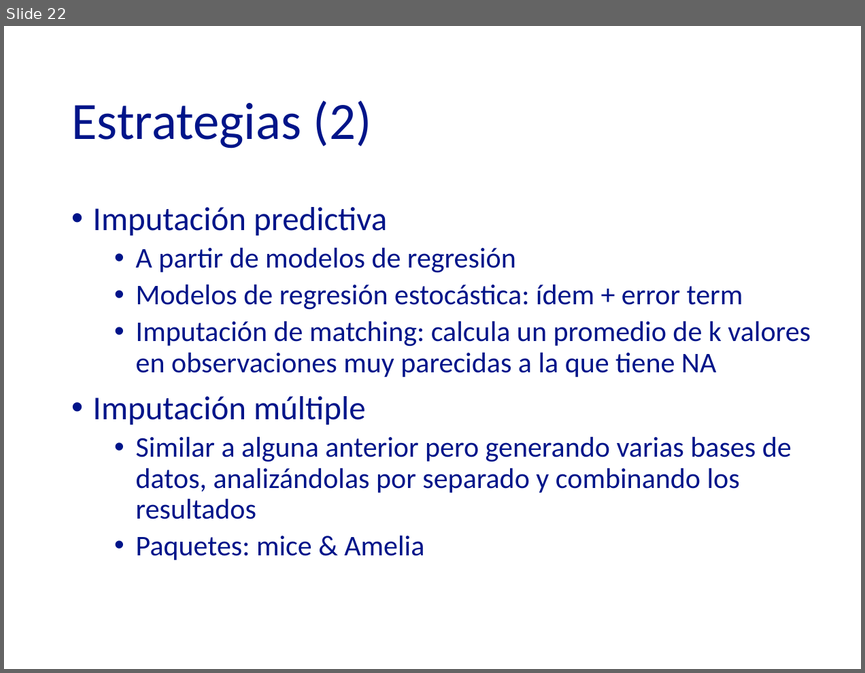
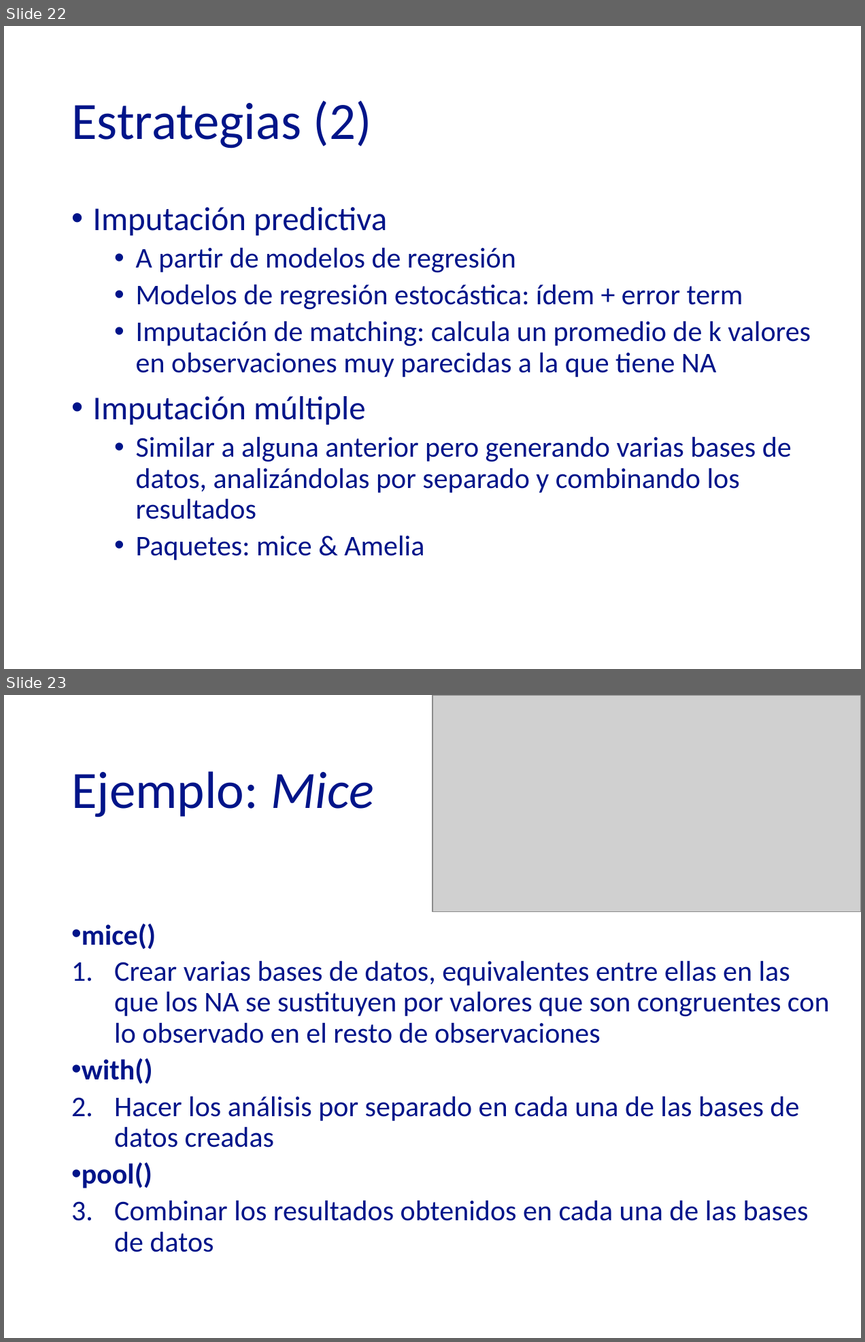
Before and after one commit to rosaagg/24-25_mape_talleres1, a slide deck: 0_presentaciones/24-25_TAPI_P4.pptx. Shown one above the other, each under a label of ours: slide 22 before the commit, slides 22 and 23 after it. The pictures are 865x673 and 865x1342 pixels, drawn with LibreOffice and Linux fonts; fonts in the diff are those of the drawing; grey boxes stand for pictures. Boxes give left, top, right and bottom in pixels: in the first picture for what was removed or moved away, otherwise in the second. Text is boxed around its words. In the diff, an @@ line names an element or a change of style, - is before the commit and + after.

```diff
--- a/0_presentaciones/24-25_TAPI_P4.pptx
+++ b/0_presentaciones/24-25_TAPI_P4.pptx
@@ slide 23 added at (4,695,861,1338), background #FFFFFF @@
@@ picture added at (432,695,861,912) @@
@@ title added at (71,771,374,817), 44 pt, text #001489 @@
+Ejemplo: Mice
@@ text added at (82,923,830,1252), 24 pt, text #001489 @@
+• mice()
+1. Crear varias bases de datos, equivalentes entre ellas en las que los NA se sustituyen por valores que son congruentes con lo observado en el resto de observaciones
+• with()
+2. Hacer los análisis por separado en cada una de las bases de datos creadas
+• pool()
+3. Combinar los resultados obtenidos en cada una de las bases de datos
```
Also in this commit, not shown: 11 slides changed, 1 other slide added, 1 slide removed, 9 other files.
